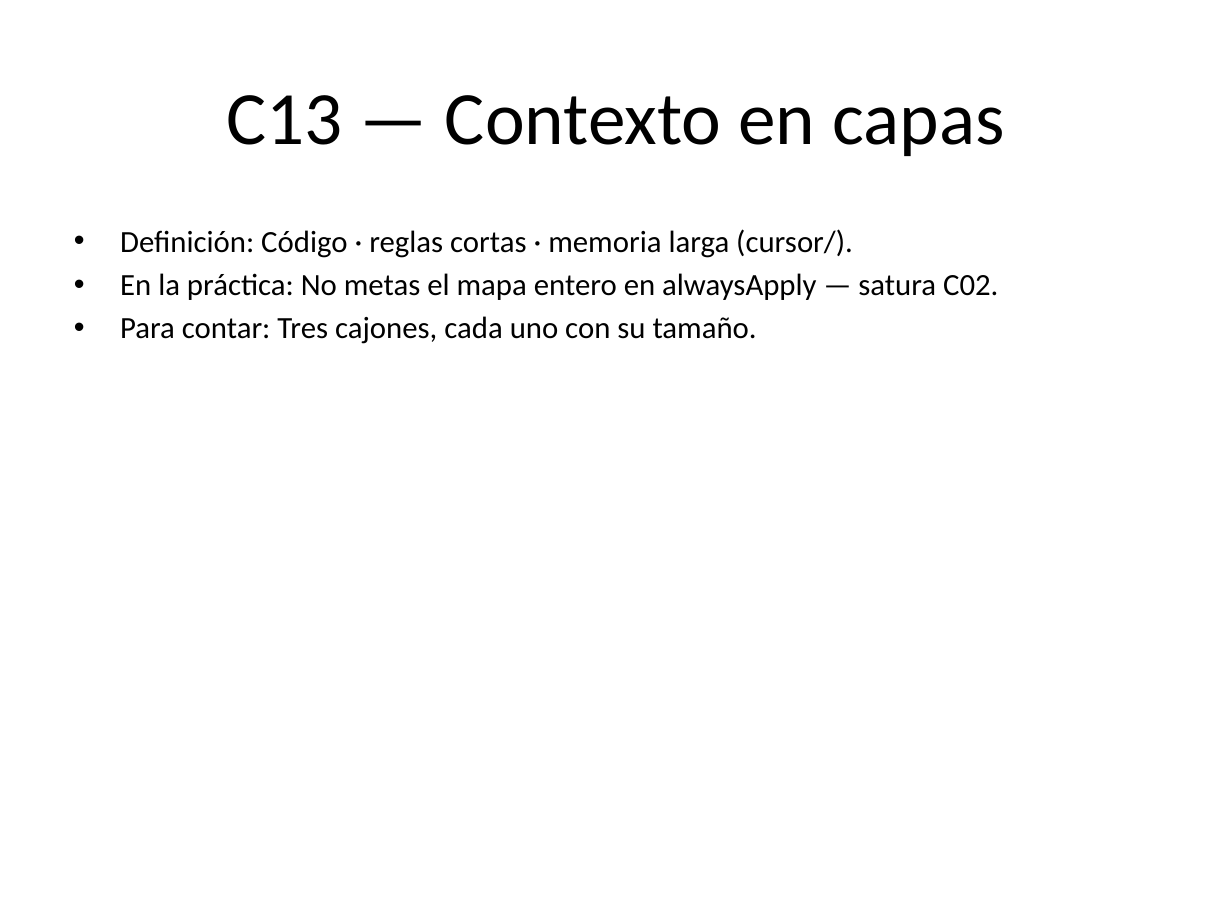
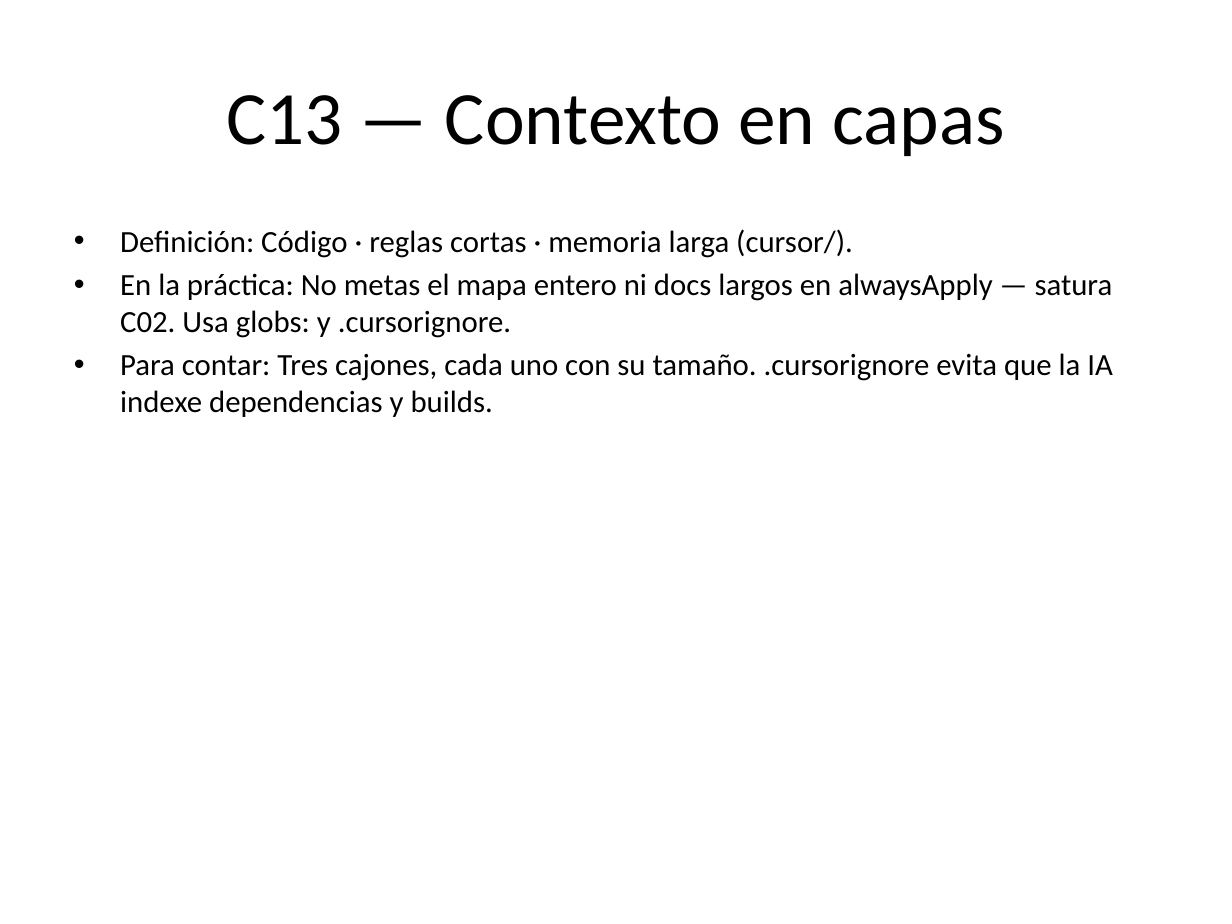
Before and after one commit to elmauro/project-foundation-template, a slide deck: slide 20 of docs/training/ai-with-cursor/slides/curso-completo.pptx. Drawn at 1232x924 pixels with LibreOffice and Linux fonts; fonts in the diff are those of the drawing. Boxes give left, top, right and bottom in pixels: in the first picture for what was removed or moved away, otherwise in the second. Text is boxed around its words. In the diff, an @@ line names an element or a change of style, - is before the commit and + after.

```diff
--- a/docs/training/ai-with-cursor/slides/curso-completo.pptx
+++ b/docs/training/ai-with-cursor/slides/curso-completo.pptx
@@ text at <box>120,273,1113,417</box>: text changed @@
-• En la práctica: No metas el mapa entero en alwaysApply — satura C02.
-• Para contar: Tres cajones, cada uno con su tamaño.
+• En la práctica: No metas el mapa entero ni docs largos en alwaysApply — satura C02. Usa globs: y .cursorignore.
+• Para contar: Tres cajones, cada uno con su tamaño. .cursorignore evita que la IA indexe dependencias y builds.
```
Also in this commit, not shown: 2 other slides changed, 2 slides added, 12 other files.
